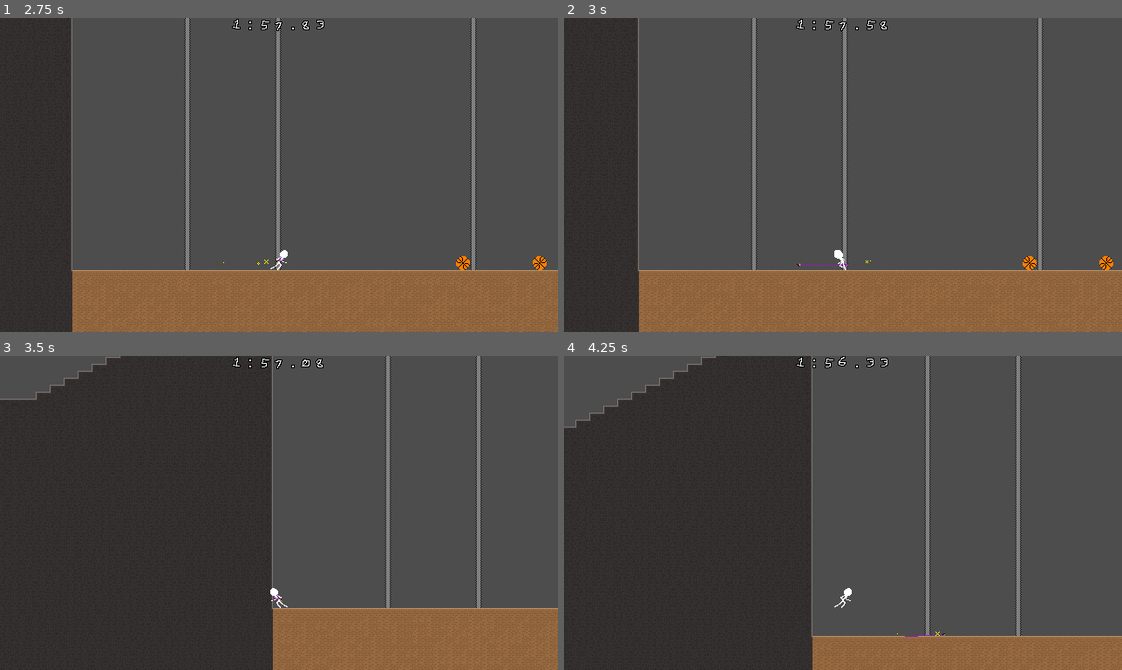
Above: before the commit, frames 1-4 (two rows, left to right).
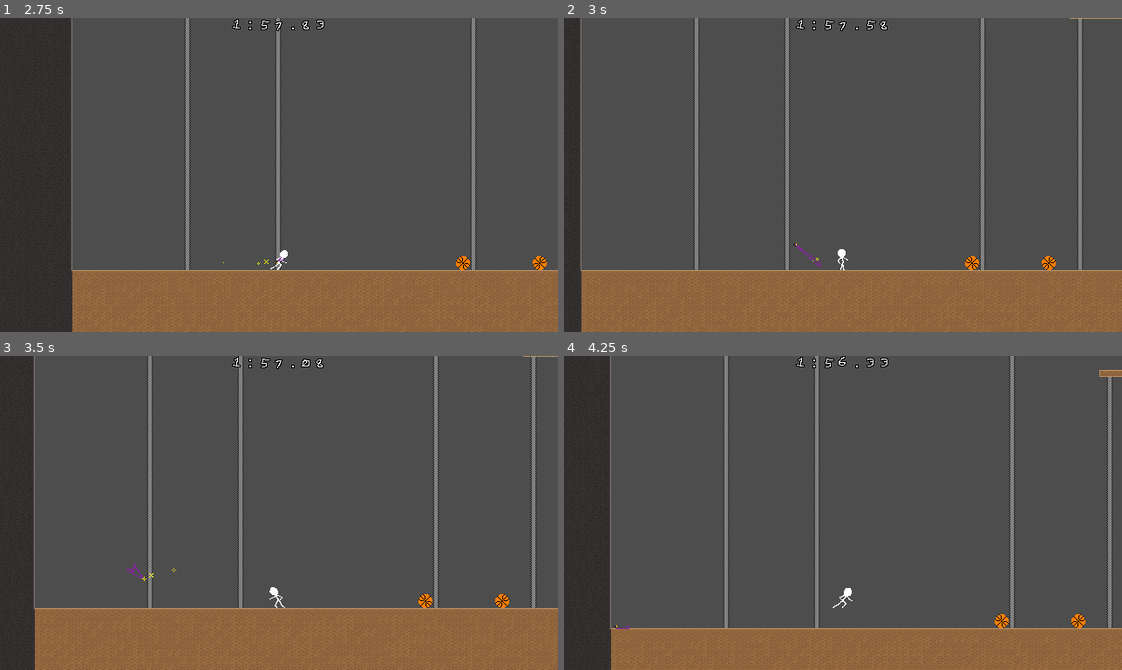
Above: after the commit, the same moments.

Repository: ncssm-mor-NyE9DoBlxs3M/platformer
Game: Godot game, scene res://Main.tscn
The game is run twice, just before and just after one commit, with the same random seed, the same clock (stepped at 60 frames per second) and the same inputs.
Inputs:
- Up to frame 1 (2.75 s): click "PLAY" at 0.5 s; hold Right (right) from 1.28 s (still down); tap X (throw) at 1.35, 2.1 s; tap Z (jump) at 1.52, 2.27 s
- Up to frame 2 (3 s): release Right (right) at 2.78 s; hold Left (left) from 2.78 s (still down); tap X (throw) at 2.85 s
- Up to frame 3 (3.5 s): keep holding Left (left)
- Up to frame 4 (4.25 s): release Left (left) at 3.53 s; hold Right (right) from 3.53 s (still down); tap X (throw) at 3.6 s; tap Z (jump) at 3.77 s

Frame 1 is identical in both runs. In frame 2, 18% of the frame differs, in the area x 2-100%, y 0-100%; in frame 3, 47%, in the area x 0-100%, y 0-100%; in frame 4, 43%.

Commit message:
tweak: improve key formula (again)

Diff:
--- a/player.gd
+++ b/player.gd
@@ -16,6 +16,7 @@
 @export var max_step_height: float = 10
 @export_group("Keys")
 @export var key_throw_speed: float = 250.
+@export var key_bonus_upward: float = 200.
 
 var current_coyote_time: float
 var facing_left: bool = false
@@ -74,15 +75,13 @@
 	if has_keys:
 		door_check(delta)
 		if Input.is_action_just_pressed("throw") and has_control:
-			var direction := Input.get_vector("left", "right", "up", "down")
-			if direction == Vector2.ZERO: direction = Vector2(-1. if facing_left else 1., 0.)
-			var transfer := velocity.project(direction)
-			direction *= transfer.length() + key_throw_speed
-			velocity = velocity - 2.*transfer
+			var direction: Vector2 = Input.get_vector("left", "right", "up", "down")*key_throw_speed
+			if direction.y == 0: direction -= Vector2(0, key_bonus_upward)
 			has_keys = false
 			var keys := preload("res://objects/Key.tscn").instantiate()
 			keys.global_position = global_position - Vector2(0., 10.)
-			keys.initial_impulse = direction + velocity
+			keys.initial_impulse = direction
+			velocity = -direction
 			keys.player_thrown = true
 			add_sibling(keys)
 			$KeyThrow.play()
@@ -100,6 +99,7 @@
 
 func die(alt: bool = false) -> void:
 	position = respawn_pos
+	has_keys = false if respawn_pos != initial_pos else start_with_keys
 	velocity = Vector2.ZERO
 	$Animations.play("death")
 	($Camera/AltDeathSound if alt else $Camera/DeathSound).play()
